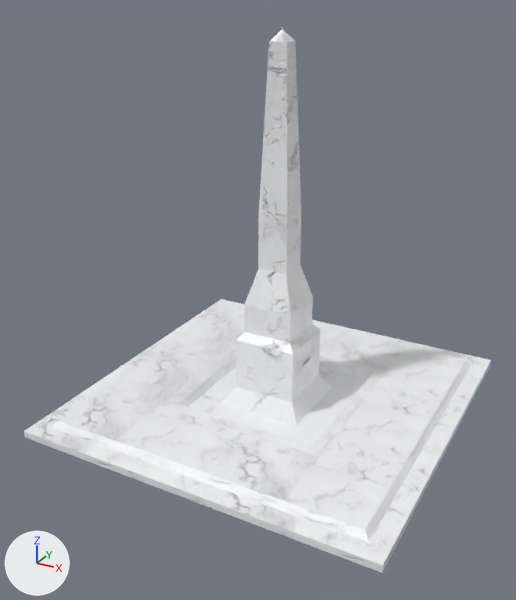
The Blender file Project/models/buildings/waterFountain.blend: old version first, new version second.
Rendered twice from a 50 mm camera at (12.3, -24.2, 16.6) aimed at (-0.2, -1.4, 5.2). The axes (+X, +Y, +Z) are drawn at lower left. The lights are the same throughout.

Before the edit, the objects in view are built like this:
```python
ob_cube = bpy.data.objects.new('Cube', me_cube)
ob_cube.location = (0.0, 0.0, 0.0)
ob_cube.rotation_euler = (0.0, 0.0, 1.571)  # degrees (0, 0, 90)
ob_cube.scale = (6.79, 6.79, 0.271)
```
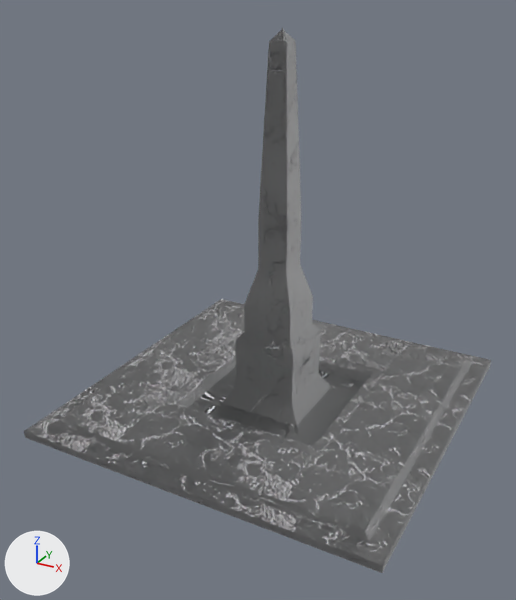
Boxes (x1, y1, x2, y2) around the edits, measured in the pictures (516 x 600 px):
'Cube', recoloured (white to grey): (24, 27, 491, 573) in both

Edits to the bpy script that builds the scene:
```text
Change mat_material:
    where n1 = _N.new('ShaderNodeTexImage'); n1.name = 'Image Texture.001'
    where n6 = _N.new('ShaderNodeBump'); n6.name = 'Bump'
    add _L.new(n1.outputs[0], n6.inputs[4])  # 'Color' to 'Normal'
```
